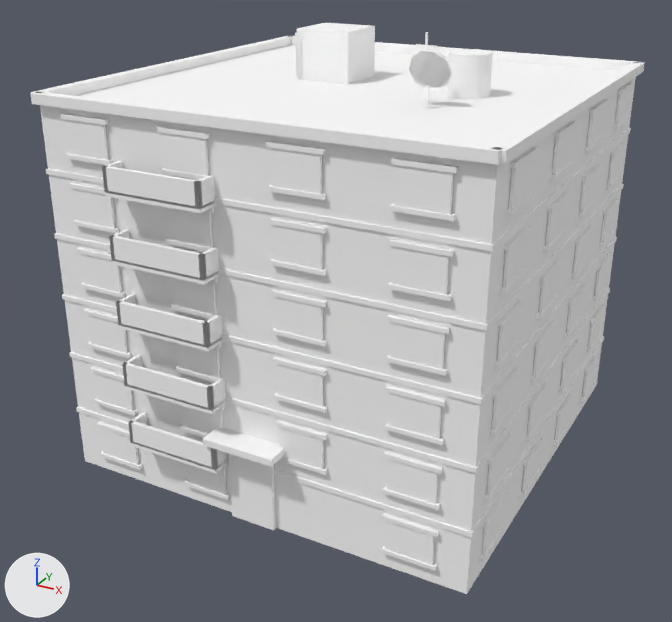
The glTF model public/assets/models/buildings/apartment_2.glb as it was, and as the next commit left it.
One viewpoint serves both versions: a 50 mm lens placed at (628.0, -1225.0, 805.0), pointed at (-9.0, -67.0, 226.0). The lights are fixed; the arrows at lower left show +X, +Y and +Z. The older version comes first. Vertices at exactly the same position are counted once.

Objects in the first picture: 'building'.
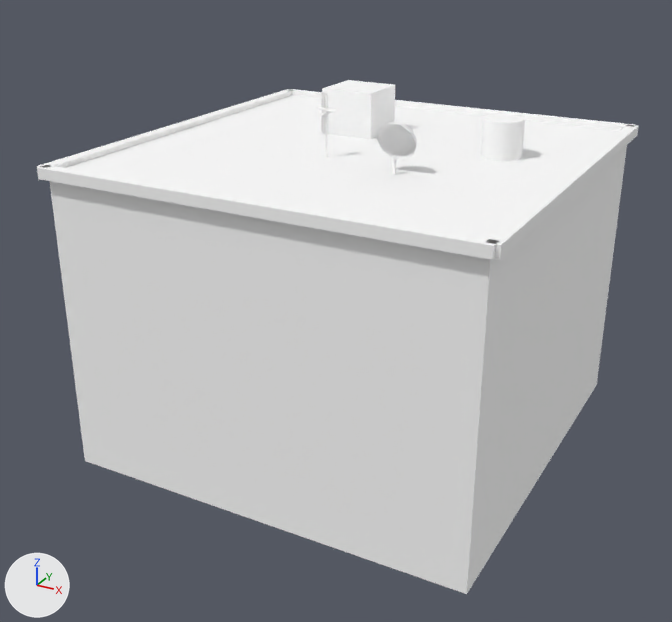
Boxes [x1, y1, x2, y2] around the edits, measured in the pictures (672 x 622 px; the box of a moved part takes in the faces that stretch with it):
'building', reshaped: before [30, 23, 644, 594]; after [50, 145, 627, 594]
'props', added: after [37, 80, 639, 260]
part 1 of me_building, deleted: before [30, 23, 644, 571]
part 2 of me_building, moved or reshaped: before [40, 45, 636, 579]; after [50, 145, 627, 579]

Patch to the scene script:
```diff
--- a/public/assets/models/buildings/apartment_2.glb.py
+++ b/public/assets/models/buildings/apartment_2.glb.py
@@ mat_props @@
+mat_props = principled_material('props')
+mat_props.base_color = (1.0, 1.0, 1.0)  # white #ffffff
+mat_props.roughness = 0.9
@@ me_building @@
 # used by ob_building; location = (0.0, 0.0, 0.0)
 # verts and faces of me_building; kept vertices keep their numbers, new ones are numbered from 2687
 # before: 0 (320.0, -320.0, 560.0), 1 (320.0, 320.0, 560.0), 4 (-320.0, 320.0, 560.0), 5 (-320.0, -320.0, 560.0)
-me_building.from_pydata(...)  # 2687 vertices, 4094 faces; spans x -330.0..330.0, y -358.0..330.0, z 0.0..650.0
+me_building.from_pydata(...)  # 8 vertices, 12 faces; spans x -320.0..320.0, y -320.0..320.0, z 0.0..460.0
+# me_building part 1: 317 loose pieces with 2679 vertices, spanning x -330.0..330.0, y -358.0..330.0, z 0.0..650.0, are deleted
+# me_building part 2
+for i in [0, 1, 4, 5]: verts[i] += (0.0, 0.0, -100.0)
 me_building.materials.append(mat_building)
@@ me_props @@
+me_props.from_pydata(...)  # 211 vertices, 350 faces; spans x -333.0..333.0, y -333.0..333.0, z 454.0..553.0
+me_props.materials.append(mat_props)  # white #ffffff
@@ ob_props @@
+ob_props = bpy.data.objects.new('props', me_props)
+ob_props.location = (0.0, 0.0, 0.0)
```
